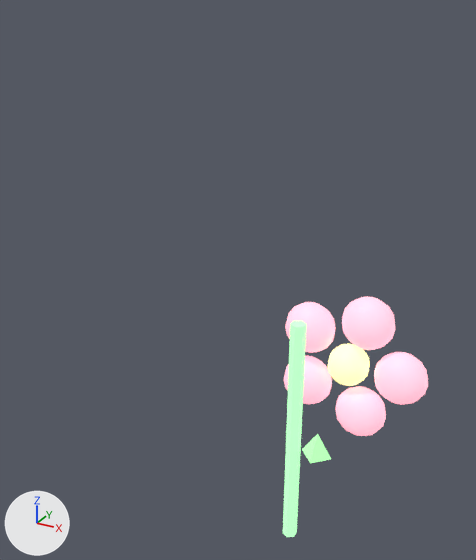
Before and after pictures for a commit that changed the glTF model assets/procedural/pretty/flower_4.glb.
One viewpoint serves both versions: a 50 mm camera at (0.337, -0.596, 0.647) aimed at (-0.066, 0.137, 0.28). Lighting does not change. The marker at lower left points along +X, +Y and +Z. The first picture is the older version. Where no turn or scale is listed for an object, it has been applied to the vertices. Vertices at exactly the same position are counted once.

Names of what the first picture shows: 'center', 'leaf', 'petal_0', 'petal_1', 'petal_2', 'petal_3', 'petal_4', 'stem'.
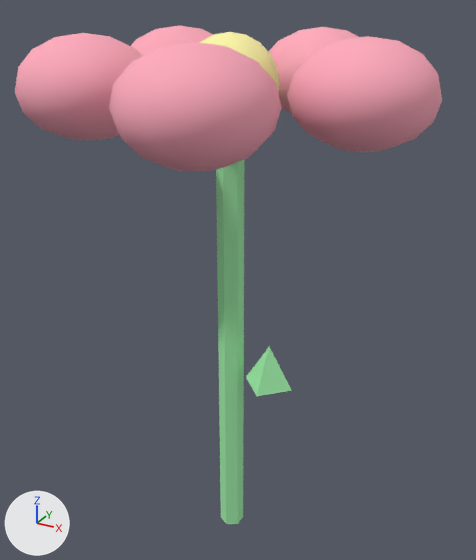
Where the newer file only moved an object's origin or applied its transform, the numbers keep the older frame.

Where the change shows, as pixel boxes [x1, y1, x2, y2] in the pictures (476 x 560 px):
'petal_4', recoloured, surface changed, moved, rescaled (241% wider, 157% taller)
    before: [336, 386, 386, 436]
    after: [109, 42, 282, 172]
'petal_0', recoloured, surface changed, moved, rescaled (184% wider, 117% taller)
    before: [374, 352, 428, 405]
    after: [287, 36, 442, 152]
'stem', recoloured, surface changed, moved, rescaled (20% wider, 69% taller)
    before: [283, 321, 307, 537]
    after: [216, 159, 245, 524]
'petal_3', recoloured, surface changed, moved, rescaled
    before: [284, 356, 332, 404]
    after: [15, 33, 142, 140]
'petal_1', recoloured, surface changed, moved, rescaled
    before: [342, 296, 395, 350]
    after: [269, 27, 359, 113]
'petal_2', recoloured, surface changed, moved, rescaled
    before: [285, 302, 336, 353]
    after: [131, 26, 213, 56]
'center', recoloured, surface changed, moved, rescaled
    before: [328, 343, 370, 386]
    after: [199, 32, 280, 92]
'leaf', recoloured, surface changed, moved, rescaled (57% wider, 67% taller)
    before: [302, 434, 331, 463]
    after: [246, 347, 292, 396]

The change, as a list of edits to the scene's bpy script:
```text
Change mat_flower_stem_4:
    remove mat_flower_stem_4.emission_color = (0.35, 0.85, 0.4)  # green #a0edaa
    remove mat_flower_stem_4.emission_strength = 1.0
Change mat_flower_petal_4:
    remove mat_flower_petal_4.emission_color = (1.0, 0.4, 0.5)  # pink #ffaabc
    remove mat_flower_petal_4.emission_strength = 1.0
Change mat_flower_center_4:
    remove mat_flower_center_4.emission_color = (1.0, 0.95, 0.4)  # beige #fff9aa
    remove mat_flower_center_4.emission_strength = 1.0
Change me_柱体_007:
    remove me_柱体_007.from_pydata(...)  # 12 vertices, 20 faces; spans x -0.01..0.01, y -0.012..0.012, z -0.2..0.2
    add me_柱体_007.from_pydata(...)  # 12 vertices, 20 faces; spans x -0.013..0.013, y -0.015..0.015, z -0.25..0.25
    me_柱体_007 part 1: the whole mesh is scaled about its middle by 1.25
Change me_锥体_017:
    remove me_锥体_017.from_pydata(...)  # 5 vertices, 6 faces; spans x -0.025..0.025, y -0.025..0.025, z -0.02..0.02
    add me_锥体_017.from_pydata(...)  # 5 vertices, 6 faces; spans x -0.03..0.03, y -0.03..0.03, z -0.025..0.025
    me_锥体_017 part 2: the whole mesh is scaled about its middle by (1.2, 1.2, 1.25)
Change me_球体_158:
    remove me_球体_158.from_pydata(...)  # 86 vertices, 168 faces; spans x -0.05..0.05, y -0.04..0.04, z -0.05..0.05
    add me_球体_158.from_pydata(...)  # 86 vertices, 168 faces; spans x -0.03..0.11, y -0.52..-0.38, z 0.51..0.61
    me_球体_158 part 3: the whole mesh is scaled about its middle by (1.4, 1.75, 1), then moved by (0.04, -0.45, 0.56)
Change me_球体_159:
    remove me_球体_159.from_pydata(...)  # 86 vertices, 168 faces; spans x -0.05..0.05, y -0.04..0.04, z -0.05..0.05
    add me_球体_159.from_pydata(...)  # 86 vertices, 168 faces; spans x -0.0576..0.0824, y -0.3869..-0.2469, z 0.4149..0.5149
    me_球体_159 part 4: the whole mesh is scaled about its middle by (1.4, 1.75, 1), then moved by (0.0124, -0.3169, 0.4649)
Change me_球体_160:
    remove me_球体_160.from_pydata(...)  # 86 vertices, 168 faces; spans x -0.05..0.05, y -0.04..0.04, z -0.05..0.05
    add me_球体_160.from_pydata(...)  # 86 vertices, 168 faces; spans x -0.1024..0.0376, y -0.4377..-0.2977, z 0.4512..0.5512
    me_球体_160 part 5: the whole mesh is scaled about its middle by (1.4, 1.75, 1), then moved by (-0.0324, -0.3677, 0.5012)
Change me_球体_161:
    remove me_球体_161.from_pydata(...)  # 86 vertices, 168 faces; spans x -0.05..0.05, y -0.04..0.04, z -0.05..0.05
    add me_球体_161.from_pydata(...)  # 86 vertices, 168 faces; spans x -0.1024..0.0376, y -0.6023..-0.4623, z 0.5688..0.6688
    me_球体_161 part 6: the whole mesh is scaled about its middle by (1.4, 1.75, 1), then moved by (-0.0324, -0.5323, 0.6188)
Change me_球体_162:
    remove me_球体_162.from_pydata(...)  # 86 vertices, 168 faces; spans x -0.05..0.05, y -0.04..0.04, z -0.05..0.05
    add me_球体_162.from_pydata(...)  # 86 vertices, 168 faces; spans x -0.0576..0.0824, y -0.6532..-0.5132, z 0.6051..0.7051
    me_球体_162 part 7: the whole mesh is scaled about its middle by (1.4, 1.75, 1), then moved by (0.0124, -0.5832, 0.6551)
Change me_球体_163:
    remove me_球体_163.from_pydata(...)  # 110 vertices, 216 faces; spans x -0.04..0.04, y -0.04..0.04, z -0.04..0.04
    add me_球体_163.from_pydata(...)  # 110 vertices, 216 faces; spans x -0.05..0.05, y -0.5..-0.4, z 0.51..0.61
    me_球体_163 part 8: the whole mesh is scaled about its middle by 1.25, then moved by (0.0, -0.45, 0.56)
Change ob_stem:
    ob_stem.location: (0.0, 0.2, 0.0) -> (0.0, 0.0, 0.25)
Change ob_leaf:
    ob_leaf.location: (0.04, 0.2, 0.0) -> (0.05, 0.0, 0.25)
```
